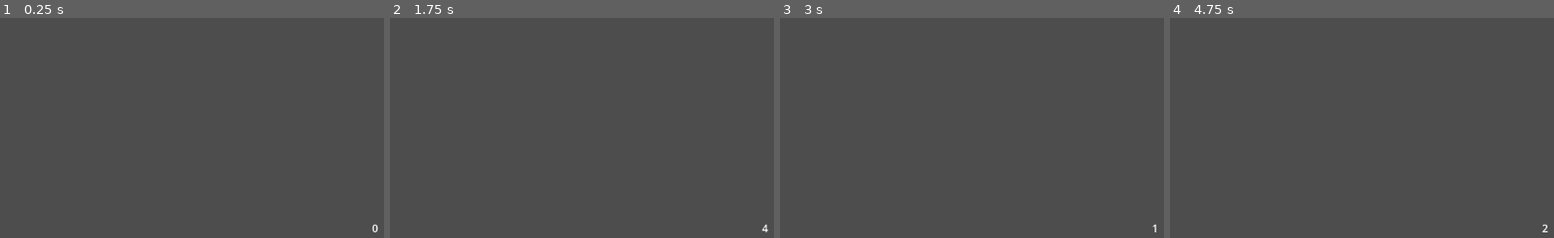
Above: before the commit, frames 1-4 (left to right).
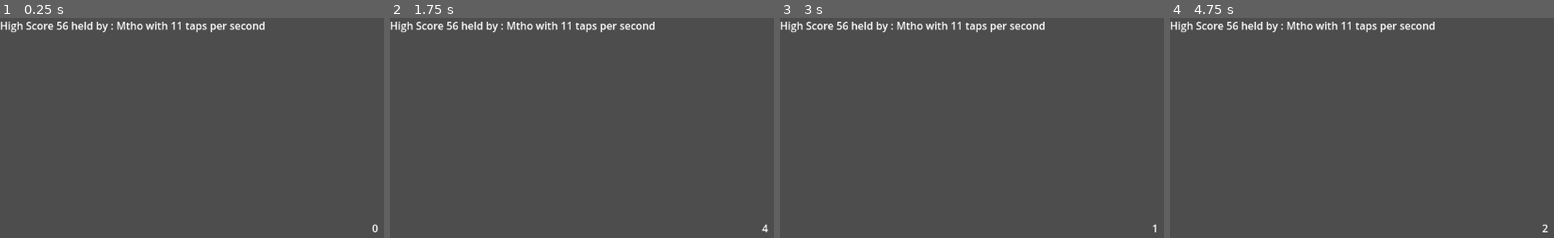
Above: after the commit, the same moments.

Repository: lee-vandre/tap-minigame
Game: Godot game, scene res://control.tscn
Two runs of this game, one before a commit and one after it. Both use one fixed random seed, a clock stepped at 60 frames per second and the inputs below.
Inputs:
- Up to frame 1 (0.25 s): no input
- Up to frame 2 (1.75 s): tap Enter (ui_accept) at 0.5, 0.77, 1.25, 1.52 s
- Up to frame 3 (3 s): tap R (reset) at 2 s; tap Enter (ui_accept) at 2.75 s
- Up to frame 4 (4.75 s): tap Enter (ui_accept) at 3.02, 3.77, 4.25, 4.52 s; tap R (reset) at 3.5, 4.15 s

The runs differ from the first frame. In frame 1, 1.3% of the frame differs, in the area x 0-69%, y 1-7%; in frame 2, 1.3%; in frame 3, 1.3%; in frame 4, 1.3%.

Commit message:
added high score display,not updated automatically yet

Diff:
--- a/triggerfingertester/control.tscn
+++ b/triggerfingertester/control.tscn
@@ -1,6 +1,7 @@
-[gd_scene load_steps=3 format=3 uid="uid://dwh7s1taua77i"]
+[gd_scene load_steps=4 format=3 uid="uid://dwh7s1taua77i"]
 
 [ext_resource type="Script" path="res://control.gd" id="1_4wtsm"]
+[ext_resource type="Script" path="res://node_2d.gd" id="2_ela4y"]
 
 [sub_resource type="Theme" id="Theme_fty5g"]
 
@@ -29,4 +30,12 @@
 [node name="Timer" type="Timer" parent="."]
 wait_time = 5.0
 
+[node name="Node2D" type="Node2D" parent="."]
+script = ExtResource("2_ela4y")
+
+[node name="highscore" type="Label" parent="."]
+layout_mode = 0
+offset_right = 40.0
+offset_bottom = 23.0
+
 [connection signal="timeout" from="Timer" to="." method="_on_timer_timeout"]
--- /dev/null
+++ b/triggerfingertester/node_2d.gd
@@ -0,0 +1,17 @@
+extends Node2D
+
+@onready
+var highscorelabel =$"../highscore"
+
+func _ready() -> void:
+	display_high_score()
+
+
+
+func display_high_score()-> void:
+	var file =FileAccess.open("res://scores.txt",FileAccess.READ)
+	var line = file.get_line()
+	var splitline =line.split(",")
+	var name = splitline[0]
+	var score = splitline[1].to_int()/5
+	highscorelabel.text="High Score "+ splitline[1]+ " held by : "+name + " with "+ str(score)+" taps per second"
Not shown, added: triggerfingertester/addons/kenney_particle_pack/LICENSE.txt
Binary file added: triggerfingertester/addons/kenney_particle_pack/circle_01.png
Not shown, added: triggerfingertester/addons/kenney_particle_pack/circle_01.png.import
Binary file added: triggerfingertester/addons/kenney_particle_pack/circle_02.png
Not shown, added: triggerfingertester/addons/kenney_particle_pack/circle_02.png.import
Binary file added: triggerfingertester/addons/kenney_particle_pack/circle_03.png
Not shown, added: triggerfingertester/addons/kenney_particle_pack/circle_03.png.import
Binary file added: triggerfingertester/addons/kenney_particle_pack/circle_04.png
Not shown, added: triggerfingertester/addons/kenney_particle_pack/circle_04.png.import
Binary file added: triggerfingertester/addons/kenney_particle_pack/circle_05.png
Not shown, added: triggerfingertester/addons/kenney_particle_pack/circle_05.png.import
Binary file added: triggerfingertester/addons/kenney_particle_pack/dirt_01.png
(and 182 more such lines)
